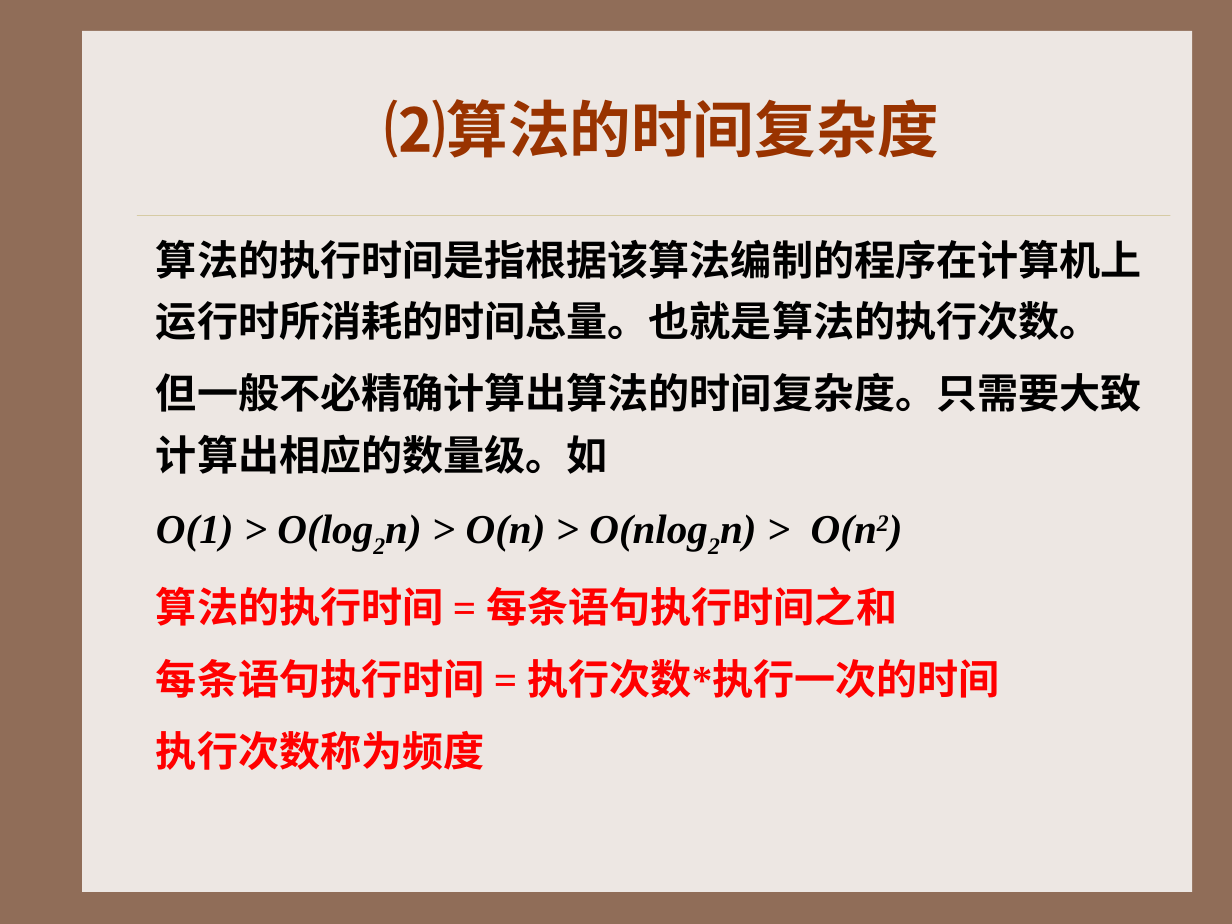
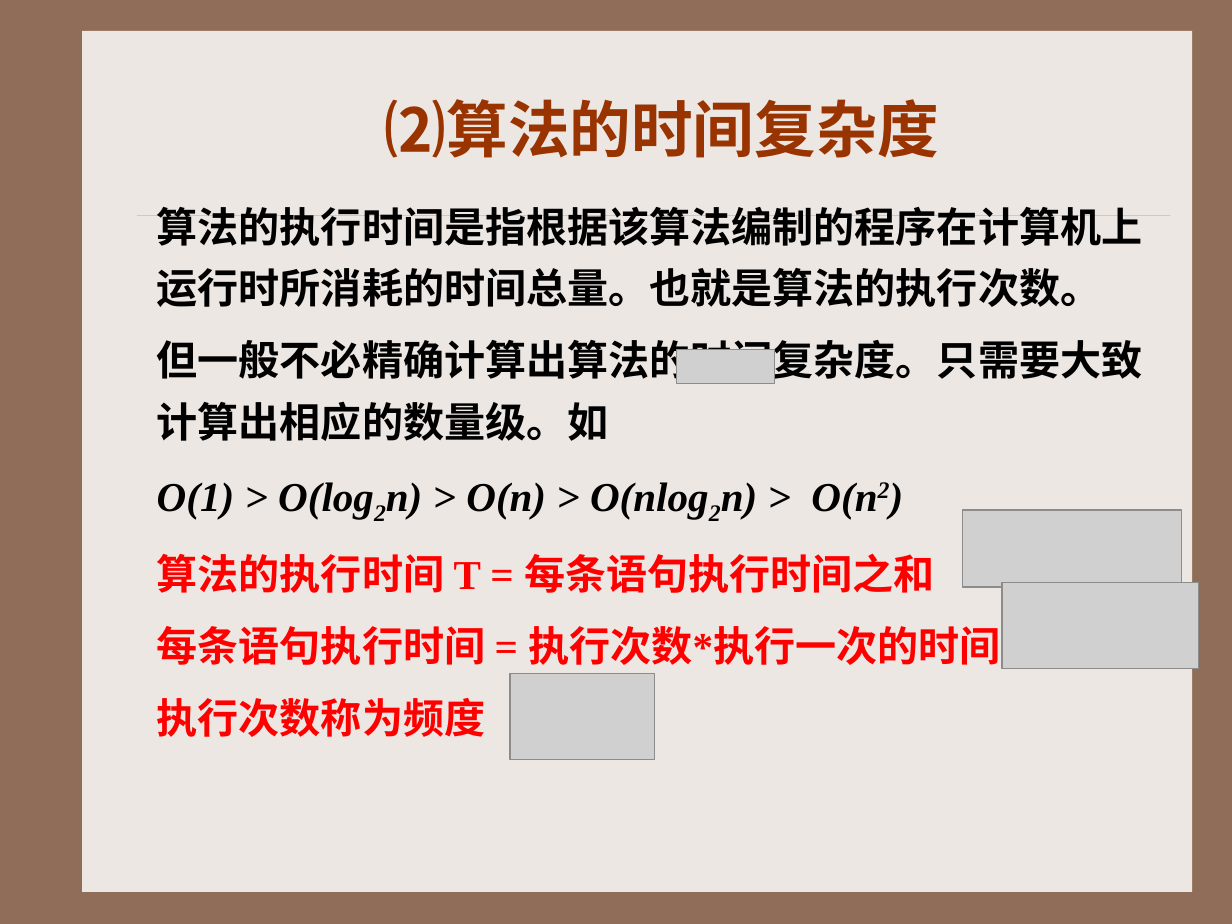
Before and after one commit to xiufengcheng/DATASTRUCTURE, a slide deck: slide 36 of Chapter_01_Introduction/第1章 绪论.ppt. Drawn at 1232x924 pixels with LibreOffice and Linux fonts; fonts in the diff are those of the drawing; grey boxes stand for pictures; background and template pictures are left out. Boxes give left, top, right and bottom in pixels: in the first picture for what was removed or moved away, otherwise in the second. Text is boxed around its words. In the diff, an @@ line names an element or a change of style, - is before the commit and + after.

```diff
--- a/Chapter_01_Introduction/第1章 绪论.ppt
+++ b/Chapter_01_Introduction/第1章 绪论.ppt
@@ text "算法的执行时间是指根据该算法编制的程序在计算机上运行时所消耗的时间总量。也就是算法的执行次数。": place and size @@
-text "算法的执行时间是指根据该算法编制的程序在计算机上运行时所消耗的时间总量。也就是算法的执行次数。" at <box>156,240,1142,770</box>
+text "算法的执行时间是指根据该算法编制的程序在计算机上运行时所消耗的时间总量。也就是算法的执行次数。" at <box>157,207,1143,737</box>
@@ picture added at <box>676,350,774,384</box> @@
@@ picture added at <box>962,510,1181,588</box> @@
@@ text at <box>157,553,935,593</box>: text changed @@
-算法的执行时间 = 每条语句执行时间之和
+算法的执行时间 T = 每条语句执行时间之和
@@ picture added at <box>1002,583,1199,668</box> @@
@@ picture added at <box>510,674,654,759</box> @@
```
Also in this commit, not shown: 1 other slide changed, 1 other file.
